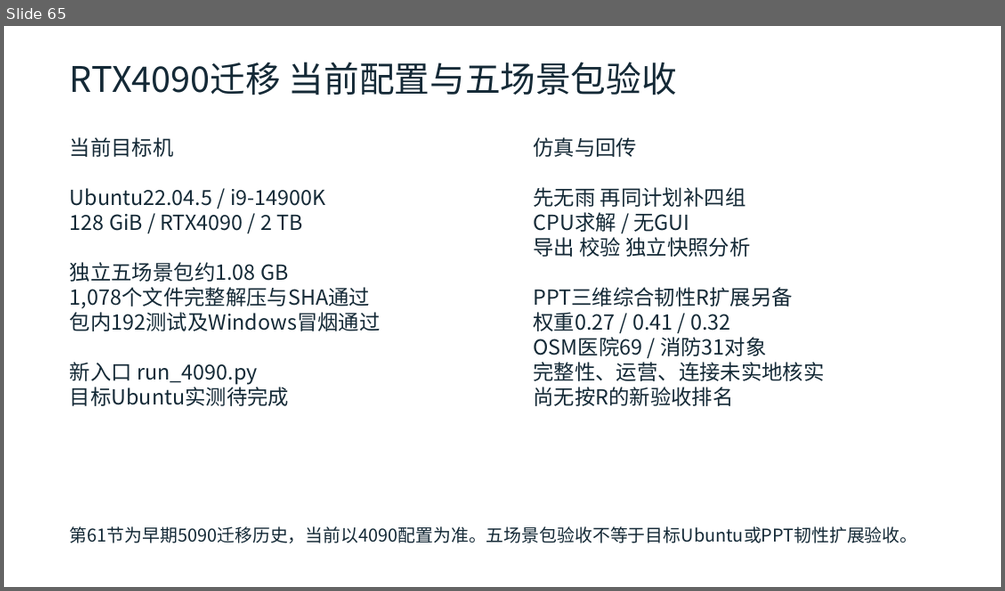
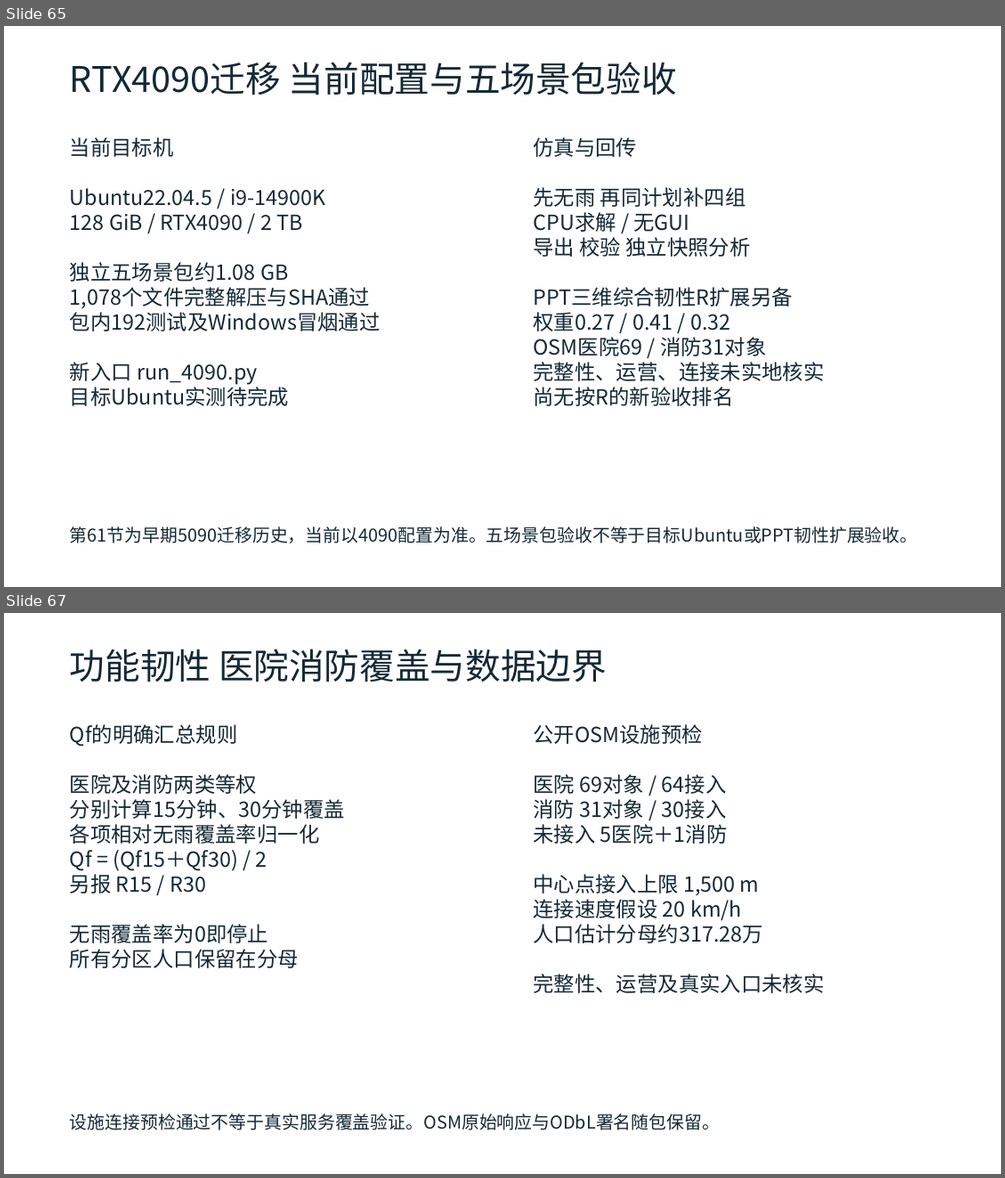
Before and after one commit to zhzhzh666/jiaotong, a slide deck: docs/deliverables/开题与阶段进展汇报.pptx. Shown one above the other, each under a label of ours: slide 65 before the commit, slides 65 and 67 after it; the slides between them are not shown. The pictures are 1005x591 and 1005x1178 pixels, drawn with LibreOffice and Linux fonts; fonts in the diff are those of the drawing. Boxes give left, top, right and bottom in pixels: in the first picture for what was removed or moved away, otherwise in the second. Text is boxed around its words. In the diff, an @@ line names an element or a change of style, - is before the commit and + after.

```diff
--- a/docs/deliverables/开题与阶段进展汇报.pptx
+++ b/docs/deliverables/开题与阶段进展汇报.pptx
@@ slide 67 added at bbox=[4, 613, 1001, 1174], background #FFFFFF @@
@@ text added at bbox=[70, 649, 607, 682], 34 pt, text #142936 @@
+功能韧性 医院消防覆盖与数据边界
@@ text added at bbox=[70, 724, 345, 968], 20 pt, text #142936 @@
+Qf的明确汇总规则
+医院及消防两类等权
+分别计算15分钟、30分钟覆盖
+各项相对无雨覆盖率归一化
+Qf = (Qf15＋Qf30) / 2
+另报 R15 / R30
+无雨覆盖率为0即停止
+所有分区人口保留在分母
@@ text added at bbox=[533, 724, 824, 993], 20 pt, text #142936 @@
+公开OSM设施预检
+医院 69对象 / 64接入
+消防 31对象 / 30接入
+未接入 5医院＋1消防
+中心点接入上限 1,500 m
+连接速度假设 20 km/h
+人口估计分母约317.28万
+完整性、运营及真实入口未核实
@@ text added at bbox=[70, 1113, 720, 1130], 17 pt, text #142936 @@
+设施连接预检通过不等于真实服务覆盖验证。OSM原始响应与ODbL署名随包保留。
```
Also in this commit, not shown: 8 slides changed, 3 other slides added, 31 other files.
